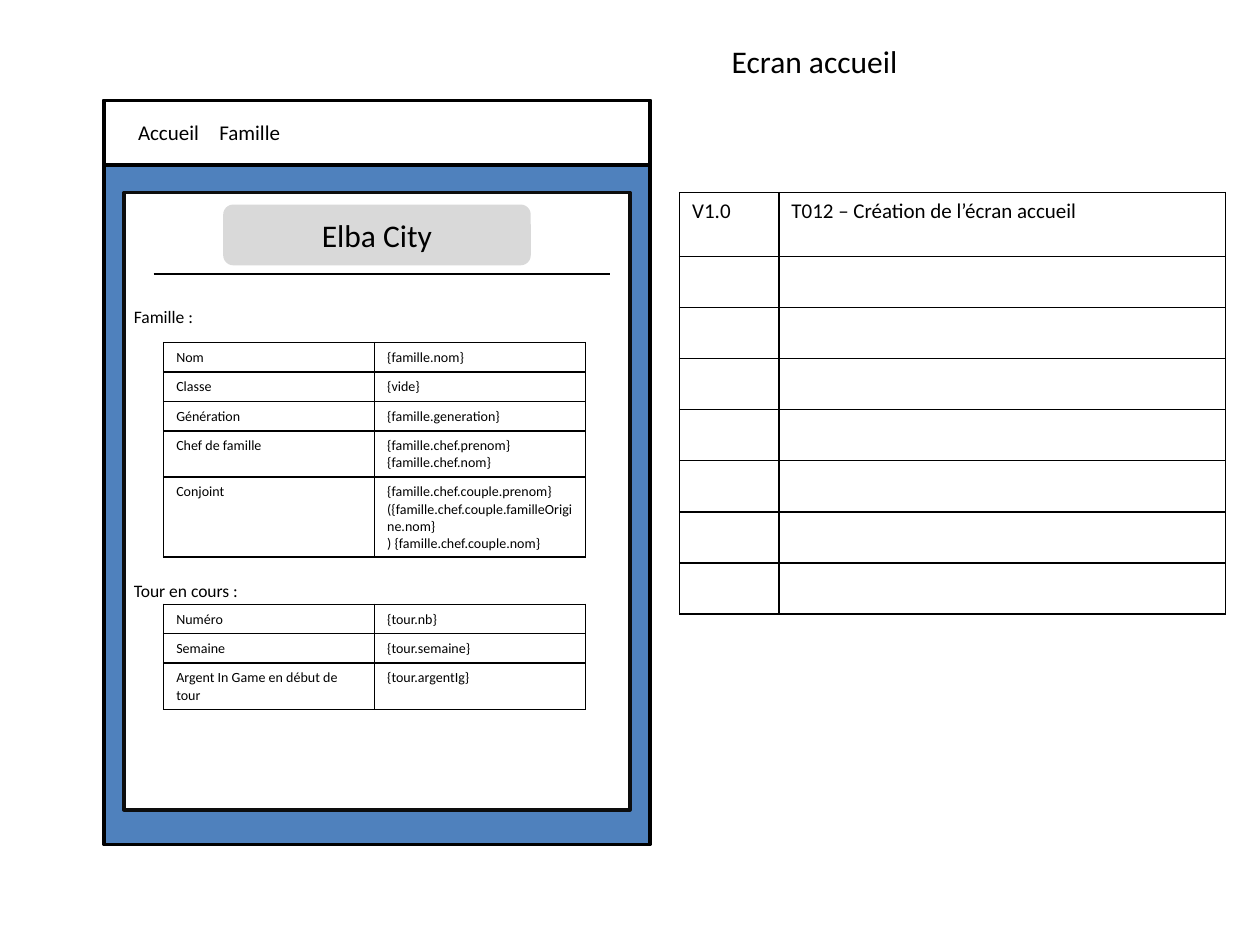
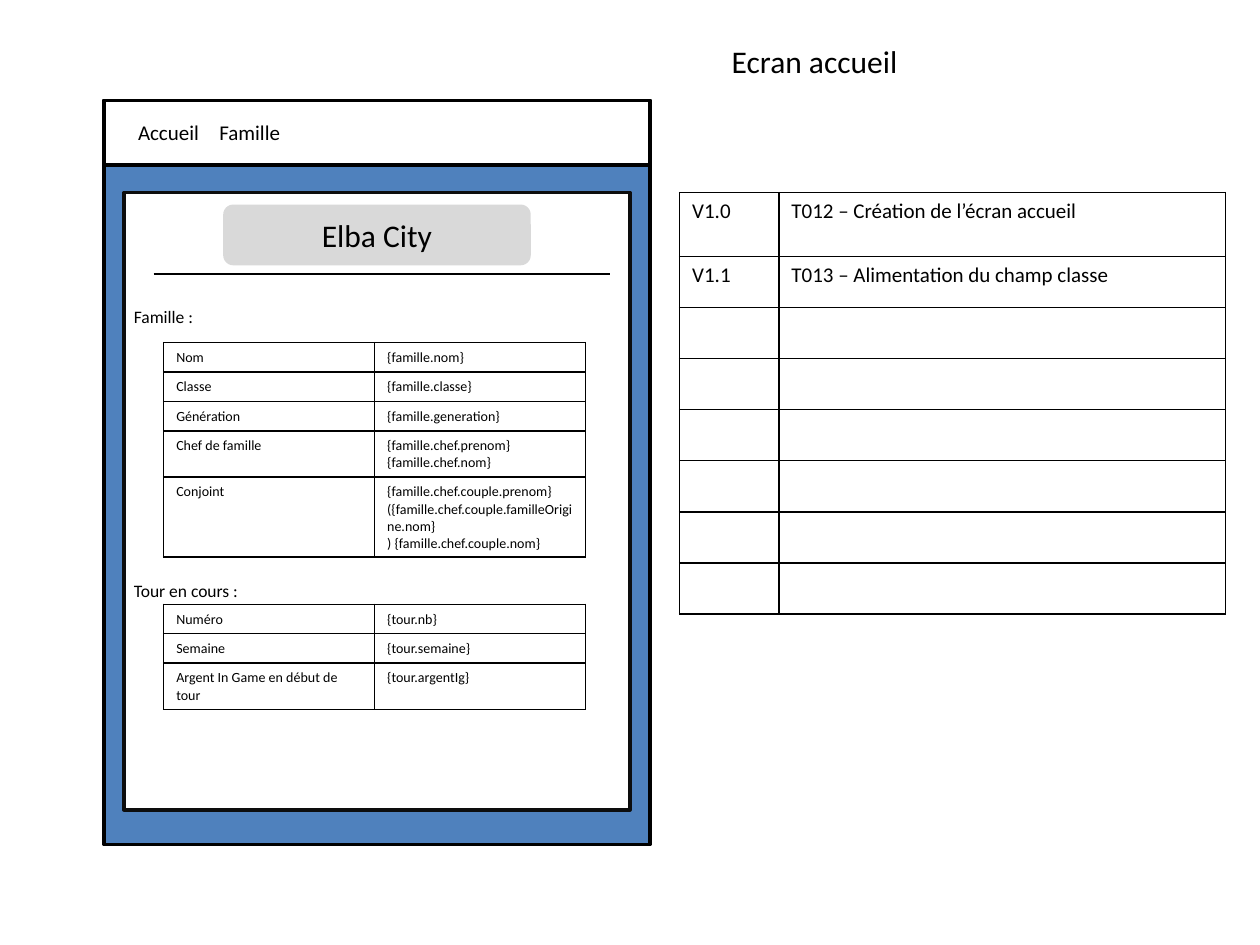
Before and after one commit to marie-aure/elba-backend, a slide deck: slide 5 of src/main/resources/mq.pptx. Drawn at 1260x945 pixels with LibreOffice and Linux fonts; fonts in the diff are those of the drawing. Boxes give left, top, right and bottom in pixels: in the first picture for what was removed or moved away, otherwise in the second. Text is boxed around its words. In the diff, an @@ line names an element or a change of style, - is before the commit and + after.

Commit message:
ajout classe et famille

```diff
--- a/src/main/resources/mq.pptx
+++ b/src/main/resources/mq.pptx
@@ table at box(679, 193, 1225, 614) @@
+row 2: V1.1 | T013 – Alimentation du champ classe
-row 8:  | 
@@ table at box(164, 343, 585, 557) @@
-row 2, column 2: {vide}
+row 2, column 2: {famille.classe}
```
Also in this commit, not shown: 1 other slide changed, 6 other files.
